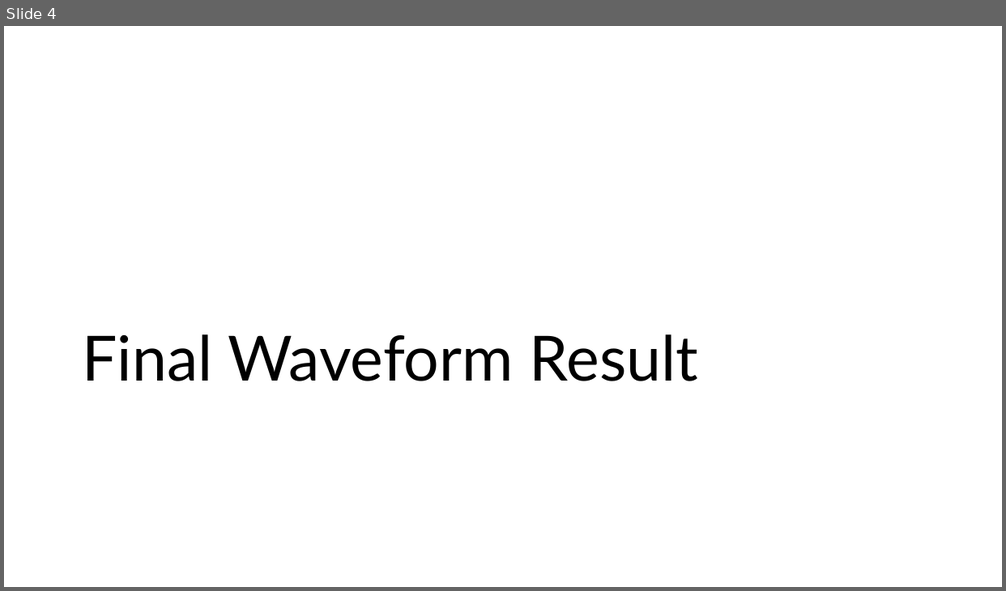
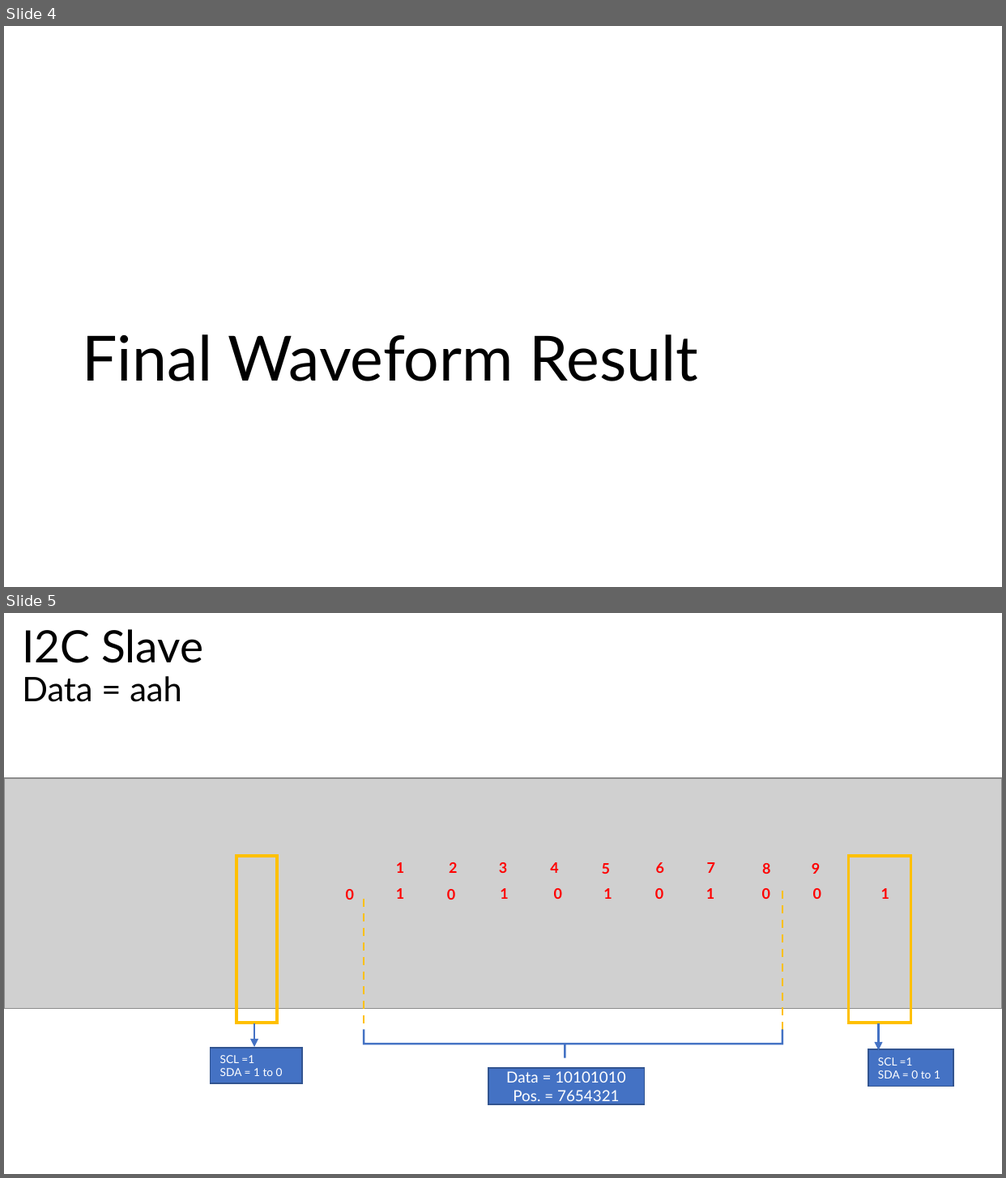
Before and after one commit to Akhila96Rao/FPGA-Project, a slide deck: I2C/I2C_implementation_Summary.pptx. Shown one above the other, each under a label of ours: slide 4 before the commit, slides 4 and 5 after it. The pictures are 1006x591 and 1006x1178 pixels, drawn with LibreOffice and Linux fonts; fonts in the diff are those of the drawing; grey boxes stand for pictures. Boxes give left, top, right and bottom in pixels: in the first picture for what was removed or moved away, otherwise in the second. Text is boxed around its words. In the diff, an @@ line names an element or a change of style, - is before the commit and + after.

```diff
--- a/I2C/I2C_implementation_Summary.pptx
+++ b/I2C/I2C_implementation_Summary.pptx
@@ slide 5 added at box(4, 613, 1002, 1174), background #FFFFFF @@
@@ text added at box(22, 629, 204, 702), 32.2 pt, text #000000 @@
+I2C Slave
+Data = aah
@@ picture added at box(4, 779, 1002, 1009) @@
@@ rectangle added at box(848, 855, 910, 1022), outline #FFC000 2.25 pt @@
@@ rectangle added at box(236, 857, 278, 1023), outline #FFC000 2.25 pt @@
@@ text added at box(396, 862, 404, 873), 10.5 pt, text #FF0000, bold @@
+1
@@ text added at box(449, 862, 457, 873), 10.5 pt, text #FF0000, bold @@
+2
@@ text added at box(499, 862, 507, 873), 10.5 pt, text #FF0000, bold @@
+3
@@ text added at box(550, 862, 558, 873), 10.5 pt, text #FF0000, bold @@
+4
@@ text added at box(602, 863, 610, 874), 10.5 pt, text #FF0000, bold @@
+5
@@ text added at box(656, 862, 664, 873), 10.5 pt, text #FF0000, bold @@
+6
@@ text added at box(707, 862, 715, 873), 10.5 pt, text #FF0000, bold @@
+7
@@ text added at box(762, 863, 770, 874), 10.5 pt, text #FF0000, bold @@
+8
@@ text added at box(812, 863, 820, 874), 10.5 pt, text #FF0000, bold @@
+9
@@ text added at box(346, 889, 354, 900), 10.5 pt, text #FF0000, bold @@
+0
@@ line added from (364, 898) to (364, 1044), #FFC000 1.5 pt dashed @@
@@ text added at box(396, 888, 404, 899), 10.5 pt, text #FF0000, bold @@
+1
@@ text added at box(447, 889, 455, 900), 10.5 pt, text #FF0000, bold @@
+0
@@ text added at box(500, 888, 508, 899), 10.5 pt, text #FF0000, bold @@
+1
@@ text added at box(554, 888, 562, 899), 10.5 pt, text #FF0000, bold @@
+0
@@ text added at box(603, 888, 612, 899), 10.5 pt, text #FF0000, bold @@
+1
@@ text added at box(655, 888, 663, 899), 10.5 pt, text #FF0000, bold @@
+0
@@ text added at box(706, 888, 714, 899), 10.5 pt, text #FF0000, bold @@
+1
@@ text added at box(762, 888, 770, 899), 10.5 pt, text #FF0000, bold @@
+0
@@ line added from (782, 890) to (782, 1036), #FFC000 1.5 pt dashed @@
@@ text added at box(813, 888, 821, 899), 10.5 pt, text #FF0000, bold @@
+0
@@ text added at box(881, 888, 889, 899), 10.5 pt, text #FF0000, bold @@
+1
@@ arrow added from (254, 1024) to (254, 1047), #4472C4 1.5 pt @@
@@ arrow added from (878, 1024) to (878, 1050), #4472C4 1.5 pt @@
@@ rectangle added at box(211, 1048, 302, 1084), fill #4472C4, outline #325491 1 pt, 8 pt, text #FFFFFF @@
+SCL =1
+SDA = 1 to 0
@@ right brace added at box(364, 1029, 782, 1058), outline #4472C4 1.5 pt @@
@@ rectangle added at box(488, 1068, 645, 1105), fill #4472C4, outline #325491 1 pt, 11 pt, text #FFFFFF @@
+Data = 10101010
+Pos. = 7654321
@@ rectangle added at box(868, 1050, 954, 1087), fill #4472C4, outline #325491 1 pt, 8 pt, text #FFFFFF @@
+SCL =1
+SDA = 0 to 1
```
Also in this commit, not shown: 1 slide changed, 2 other slides added, 3 slides removed.
